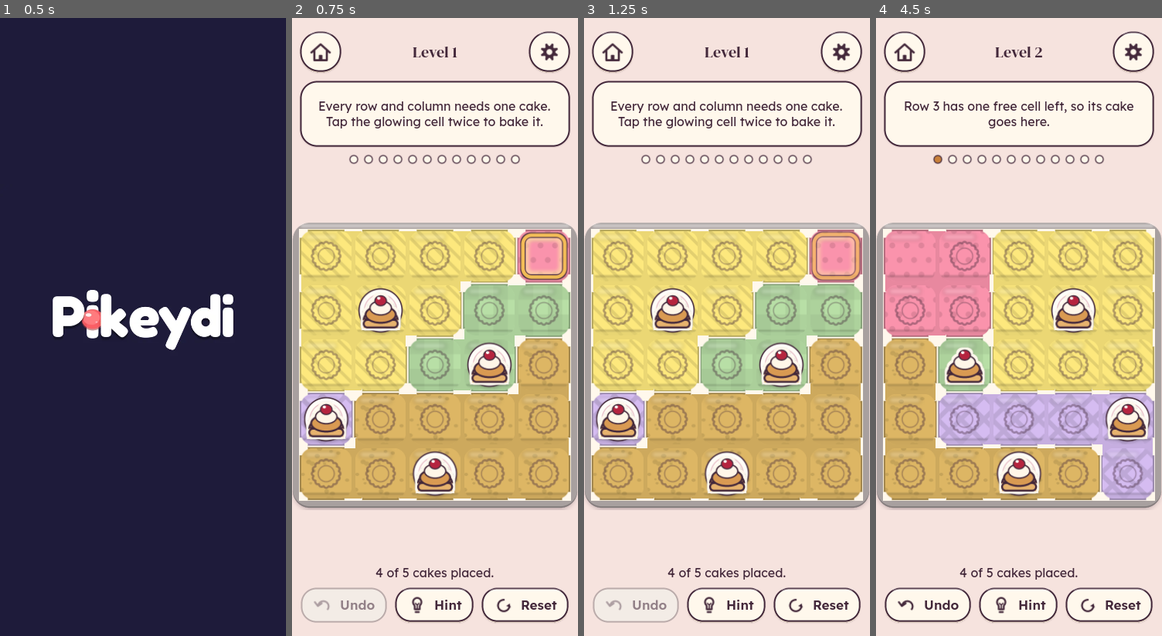
Above: before the commit, frames 1-4 (left to right).
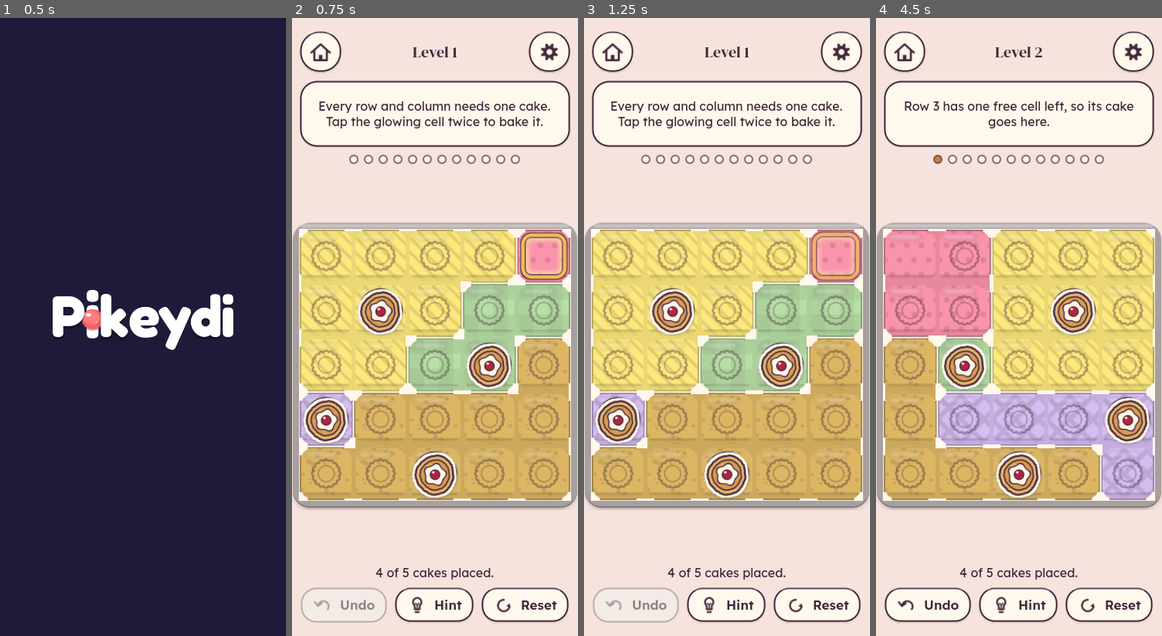
Above: after the commit, the same moments.

Repository: shaharFranses/tea-bakery
Game: Godot game, scene res://scenes/main.tscn
Two runs of this game, one before a commit and one after it. Both use one fixed random seed, a clock stepped at 60 frames per second and the inputs below.
Inputs (mouse positions are in pixels of both pictures, inside the frame that each line leads up to):
- Up to frame 1 (0.5 s): no input
- Up to frame 2 (0.75 s): click (320, 55) at 0.5 s
- Up to frame 3 (1.25 s): no input
- Up to frame 4 (4.5 s): click "Hint" at 1.25 s; click "Show me" at 2 s; click (904, 55) at 2.75 s; click "Hint" at 3.5 s; click "Show me" at 4.25 s

Frame 1 is identical in both runs. In frame 2, 3.2% of the frame differs, in the area x 4-77%, y 43-78%; in frame 3, 3.2%; in frame 4, 3.3%, in the area x 22-96%, y 43-78%.

Commit message:
Boards use the cake top views, home-shelf trophies the side views
- board_view / level map load cake_<name>_top@2x; shelf stands load
  cake_<name>_side@2x (Chapters.cake_top / cake_side)
- chapter 7 cake is the chocolate tart; custard moves to the daily
- Victoria top view: slice pulled out instead of removed, so the cake
  keeps its ink outline (cake contrast test)
- export presets ship the _top/_side sprites, not the legacy ones

Co-Authored-By: Claude Fable 5.2 <noreply@anthropic.com>
Claude-Session: https://claude.ai/code/session_01FBTEVVeBLV7VWMw55RgXVW

Diff:
--- a/game/chapters.gd
+++ b/game/chapters.gd
@@ -13,10 +13,16 @@
 	"decor_6_bunting", "decor_7_cuckoo_clock", "decor_8_copper_kettle"]
 const BOARDS := 12
 ## Cake piece per chapter (SPEC v1.2 §10, D-03 revised): each chapter's board uses the cake of its recipe card.
-## Sprites: res://assets/board/cake_<name>@2x.png. Bake of the Day uses DAILY_CAKE; debug/free boards DEFAULT_CAKE.
-const CAKES := ["scone", "victoria", "lemon", "apricot", "bakewell", "berry", "custard", "macaron"]
-const DAILY_CAKE := "chocolate"
+## Sprites: res://assets/board/cake_<name>_top@2x.png on boards and the level map (top view) and cake_<name>_side@2x.png
+## on the home-shelf stands (side view, the chapter trophy). Bake of the Day uses DAILY_CAKE; debug/free boards DEFAULT_CAKE.
+## 2026-11-13 (Shahar): chapter 7 is the chocolate tart; custard moved to the daily.
+const CAKES := ["scone", "victoria", "lemon", "apricot", "bakewell", "berry", "chocolate", "macaron"]
+const DAILY_CAKE := "custard"
 const DEFAULT_CAKE := "berry"
+
+## Texture paths of a cake piece: top view (boards, level map) and side view (home-shelf trophy).
+static func cake_top(piece: String) -> String: return "res://assets/board/cake_%s_top@2x.png" % piece
+static func cake_side(piece: String) -> String: return "res://assets/board/cake_%s_side@2x.png" % piece
 
 static func cake_for(ch: int) -> String:
 	return CAKES[ch - 1] if ch >= 1 and ch <= CAKES.size() else DEFAULT_CAKE
--- a/scenes/board_view.gd
+++ b/scenes/board_view.gd
@@ -96,7 +96,7 @@
 
 func _ready() -> void:
 	for s in SPRITES: tex[s] = load(DIR + s + "@2x.png")
-	for c in CAKE_PIECES: tex["cake_" + c] = load(DIR + "cake_" + c + "@2x.png")
+	for c in CAKE_PIECES: tex["cake_" + c] = load(DIR + "cake_" + c + "_top@2x.png")   # top view on the board
 	tiles.clear()
 	for i in Pal.REGION_NAMES.size(): tiles.append(load(DIR + "tile_%d_%s@2x.png" % [i, Pal.REGION_NAMES[i]]))
 	tray_box = Slice.make(DIR + "tray_frame@2x.png", Vector4(32, 32, 32, 32), Vector4.ZERO)
--- a/scenes/main.gd
+++ b/scenes/main.gd
@@ -461,7 +461,7 @@
 		hh.add_theme_constant_override("separation", 6); map_box.add_child(hh)
 		var ci := TextureRect.new(); ci.name = "MapCake%d" % ch; ci.custom_minimum_size = Vector2(32, 32)   # the chapter's cake
 		ci.expand_mode = TextureRect.EXPAND_IGNORE_SIZE; ci.stretch_mode = TextureRect.STRETCH_KEEP_ASPECT_CENTERED
-		ci.texture = load("res://assets/board/cake_%s@2x.png" % Chapters.cake_for(ch)); hh.add_child(ci)
+		ci.texture = load(Chapters.cake_top(Chapters.cake_for(ch))); hh.add_child(ci)
 		var hl := _body("", "MapCh%d" % ch); hl.theme_type_variation = "TitleLabel"; hl.add_theme_font_size_override("font_size", 18)
 		hl.size_flags_horizontal = Control.SIZE_EXPAND_FILL; hl.horizontal_alignment = HORIZONTAL_ALIGNMENT_LEFT; hh.add_child(hl)
 		var grid := GridContainer.new(); grid.name = "MapGrid%d" % ch; grid.columns = 4
--- a/scenes/shelf.gd
+++ b/scenes/shelf.gd
@@ -30,7 +30,7 @@
 var cake_row := false      # set by main on the home shelf
 
 func _cake(ch: int) -> Texture2D:
-	if not _cake_tex.has(ch): _cake_tex[ch] = load("res://assets/board/cake_%s@2x.png" % Chapters.CAKES[ch - 1])
+	if not _cake_tex.has(ch): _cake_tex[ch] = load(Chapters.cake_side(Chapters.CAKES[ch - 1]))   # side view: the chapter trophy
 	return _cake_tex[ch]
 
 func _slot_pos(slot: int) -> Vector2:   # 1x canvas coords of the plate surface under slot's cake
--- a/tests/test_art_integration.gd
+++ b/tests/test_art_integration.gd
@@ -15,13 +15,13 @@
 ## SPEC v1.2 (D-03 revised): one cake per chapter (its recipe), chocolate on the daily, berry v2 on debug boards.
 func test_cake_pieces_and_2x_sprites() -> void:
 	const Chapters = preload("res://game/chapters.gd")
-	assert_eq(Chapters.CAKES, ["scone", "victoria", "lemon", "apricot", "bakewell", "berry", "custard", "macaron"])
-	assert_eq(Chapters.DAILY_CAKE, "chocolate"); assert_eq(Chapters.DEFAULT_CAKE, "berry")
+	assert_eq(Chapters.CAKES, ["scone", "victoria", "lemon", "apricot", "bakewell", "berry", "chocolate", "macaron"])
+	assert_eq(Chapters.DAILY_CAKE, "custard"); assert_eq(Chapters.DEFAULT_CAKE, "berry")
 	assert_eq(Chapters.cake_for(1), "scone"); assert_eq(Chapters.cake_for(8), "macaron"); assert_eq(Chapters.cake_for(0), "berry")
 	for c in Chapters.CAKES + [Chapters.DAILY_CAKE]: assert_true(c in BoardView.CAKE_PIECES, c)
 	assert_eq(BoardView.MOLD_SPRITE, "res://assets/board/mold@2x.png")
 	var bv = BoardView.new(); add_child_autofree(bv)
-	for c in BoardView.CAKE_PIECES: assert_true(bv.tex["cake_" + c].resource_path.ends_with("cake_%s@2x.png" % c))
+	for c in BoardView.CAKE_PIECES: assert_true(bv.tex["cake_" + c].resource_path.ends_with("cake_%s_top@2x.png" % c))
 	bv.setup(5, PackedInt32Array(), [], "lemon"); assert_eq(bv.piece, "lemon")
 	bv.setup(5, PackedInt32Array(), [], "nope"); assert_eq(bv.piece, "berry", "unknown piece falls back to berry")
 	for k in bv.tex: assert_not_null(bv.tex[k], k)
--- a/tests/test_cake_contrast.gd
+++ b/tests/test_cake_contrast.gd
@@ -26,7 +26,7 @@
 	return Vector3(a.r - b.r, a.g - b.g, a.b - b.b).length() * 255.0
 
 func _image(name: String) -> Image:
-	return Image.load_from_file(ProjectSettings.globalize_path("res://assets/board/cake_%s@2x.png" % name))
+	return Image.load_from_file(ProjectSettings.globalize_path("res://assets/board/cake_%s_top@2x.png" % name))
 
 ## [ink coverage, halo coverage] over 360 rays.
 func _ring_coverage(img: Image) -> Array:
--- a/tests/test_export_presets.gd
+++ b/tests/test_export_presets.gd
@@ -21,7 +21,8 @@
 	assert_eq(ex.size(), 2, "Web + Web Release presets")
 	for f in ex:
 		for c in pieces:
-			assert_false(("assets/board/cake_%s@2x.png" % c) in f, "cake_%s@2x.png must not be excluded from the export" % c)
+			for v in ["top", "side"]:   # boards load the top view, the home shelf the side view
+				assert_false(("assets/board/cake_%s_%s@2x.png" % [c, v]) in f, "cake_%s_%s@2x.png must not be excluded from the export" % [c, v])
 
 func test_card_fx_assets_ship():
 	for f in _excludes():
--- a/tests/test_stars.gd
+++ b/tests/test_stars.gd
@@ -91,6 +91,6 @@
 	m.open_board("c1-b1"); await wait_frames(1)
 	assert_eq(m.board.piece, "scone")
 	assert_true(m.open_daily("2026-11-05")); await wait_frames(1)
-	assert_eq(m.board.piece, "chocolate")
+	assert_eq(m.board.piece, "custard")
 	m.show_level_map()
-	assert_eq(m.map_box.get_node("MapHead6/MapCake6").texture.resource_path, "res://assets/board/cake_berry@2x.png")
+	assert_eq(m.map_box.get_node("MapHead6/MapCake6").texture.resource_path, "res://assets/board/cake_berry_top@2x.png")
Not shown, changed: assets/board/cake_apricot_side.png.import
Not shown, changed: assets/board/cake_apricot_side@2x.png.import
Not shown, changed: assets/board/cake_apricot_top.png.import
Not shown, changed: assets/board/cake_apricot_top@2x.png.import
Not shown, changed: assets/board/cake_bakewell_side.png.import
Not shown, changed: assets/board/cake_bakewell_side@2x.png.import
Not shown, changed: assets/board/cake_bakewell_top.png.import
Not shown, changed: assets/board/cake_bakewell_top@2x.png.import
Not shown, changed: assets/board/cake_berry_side.png.import
Not shown, changed: assets/board/cake_berry_top@2x.png.import
Not shown, changed: assets/board/cake_chocolate_side.png.import
Not shown, changed: assets/board/cake_chocolate_side@2x.png.import
(and 23 more such lines)
